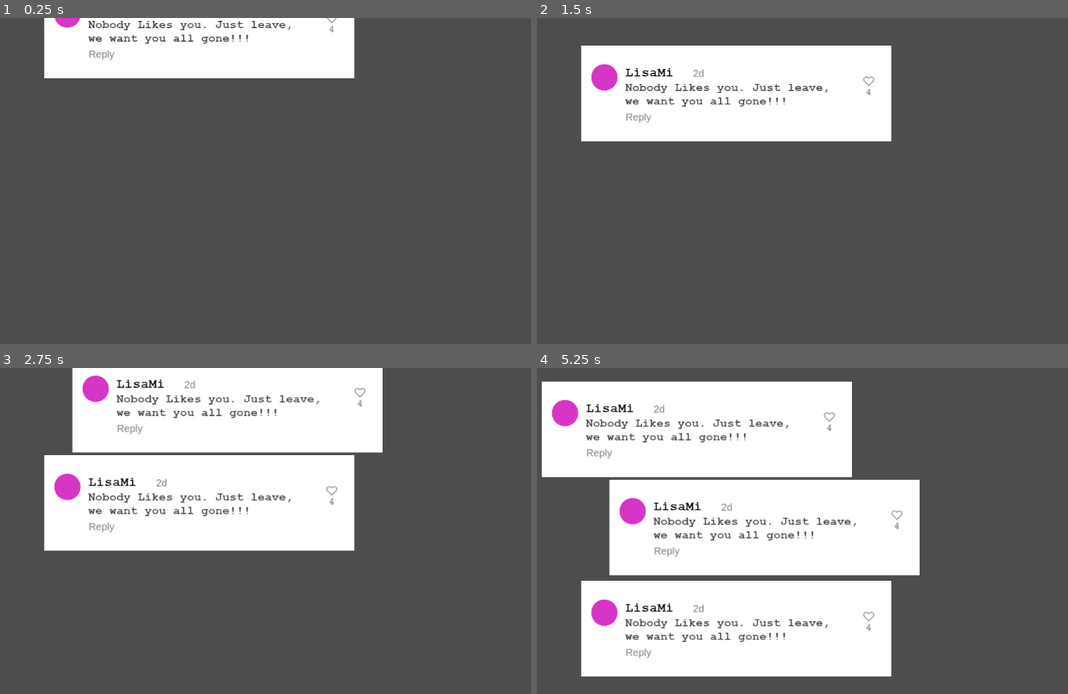
Above: before the commit, frames 1-4 (two rows, left to right).
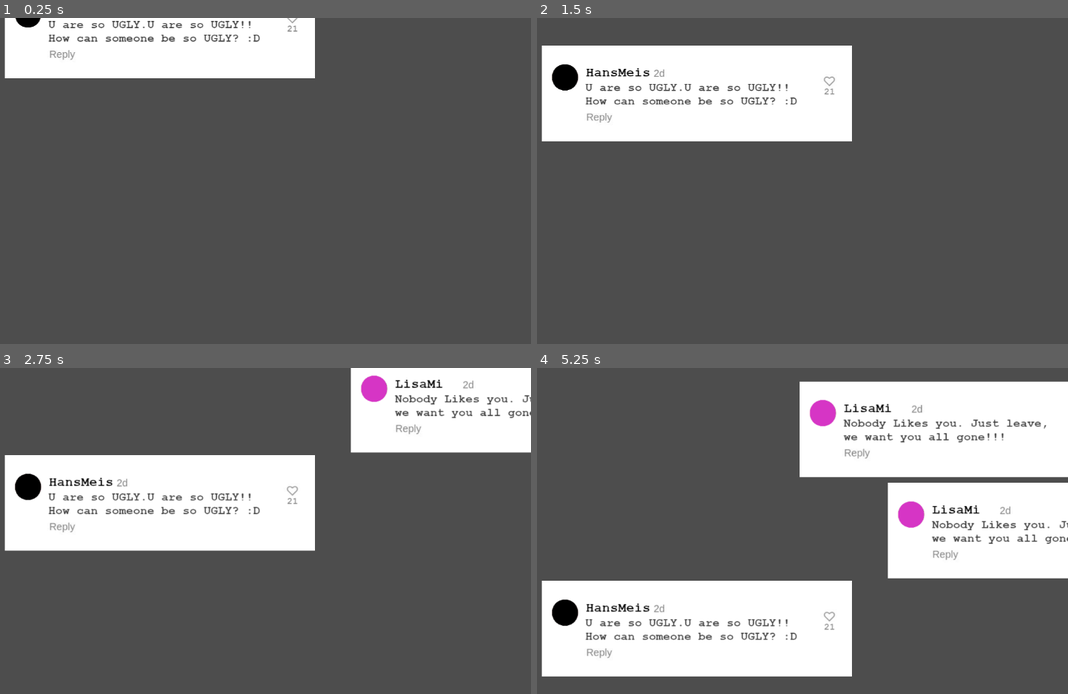
Above: after the commit, the same moments.

Repository: Gultendier/CBG
Game: Godot game, scene res://Main_Scene.tscn
Two runs of this game, one before a commit and one after it. Both use one fixed random seed, a clock stepped at 60 frames per second and the inputs below.
Inputs (mouse positions are in pixels of both pictures, inside the frame that each line leads up to):
- Up to frame 1 (0.25 s): no input
- Up to frame 2 (1.5 s): move the mouse to (903, 164) at 0.52 s; click (903, 164) at 0.67 s; move the mouse to (659, 197) at 1.27 s; click (659, 197) at 1.42 s
- Up to frame 3 (2.75 s): move the mouse to (297, 459) at 2.02 s; click (297, 459) at 2.17 s
- Up to frame 4 (5.25 s): move the mouse to (749, 596) at 2.77 s; click (749, 596) at 2.92 s; move the mouse to (951, 579) at 3.52 s; click (951, 579) at 3.67 s; move the mouse to (600, 482) at 4.27 s; click (600, 482) at 4.42 s; move the mouse to (807, 531) at 5.02 s; click (807, 531) at 5.17 s

The runs differ from the first frame. In frame 1, 4.0% of the frame differs, in the area x 0-67%, y 0-19%; in frame 2, 6.1%; in frame 3, 27%; in frame 4, 57%, in the area x 0-100%, y 4-95%.

Commit message:
the falling_objects get now a random image

Diff:
--- a/main_scene.gd
+++ b/main_scene.gd
@@ -2,6 +2,10 @@
 
 # Preload the FallingObject scene
 @export var falling_object_scene: PackedScene = preload("res://falling_objects/falling_object.tscn")
+
+# Preload the textures for random selection
+var bad_comment_1: Texture2D = preload("res://image/comments/bad/BadComment1.png")
+var bad_comment_2: Texture2D = preload("res://image/comments/bad/BadComment2.png")
 
 # Variables for spawning objects
 var spawn_timer: float = 2.0  # Time in seconds between each spawn
@@ -29,6 +33,13 @@
 	# Instantiate the falling object scene
 	var falling_object = falling_object_scene.instantiate()
 
+	# Randomly select one of the two textures
+	var random_texture = bad_comment_1 if randf() > 0.5 else bad_comment_2
+
+	# Set the texture
+	var sprite = falling_object.get_node("Sprite2D")
+	sprite.texture = random_texture
+
 	# Random X position for the object to spawn within the screen width
 	var random_x_position = randi() % int(screen_size.x)
 
